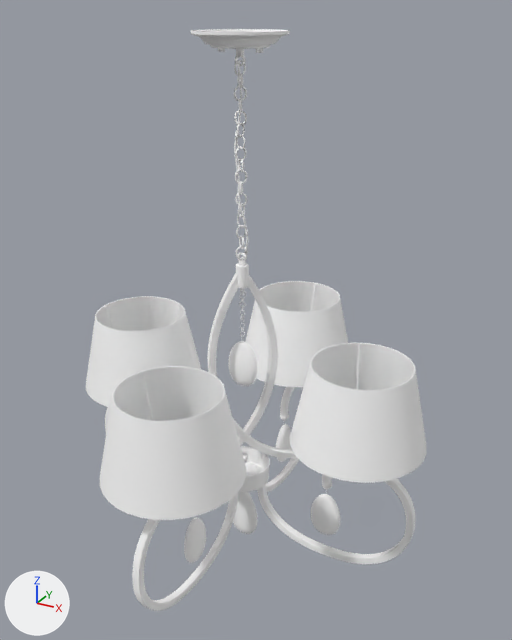
A saved change to the glTF model res/meshes/SecondFloor/BedroomLights.glb.
Both versions are drawn from a camera (50 mm lens) standing at (1.22, -2.12, 1.39) and looking at (0.04, 0.02, 0.32). The lights are fixed; the arrows at lower left show +X, +Y and +Z. Where no turn or scale is listed for an object, it has been applied to the vertices. Vertices at the same position are counted once.

Names of what the first picture shows: 'Cylinder.004', 'Sphere.003', 'cep2', 'crepej', 'torsher'.
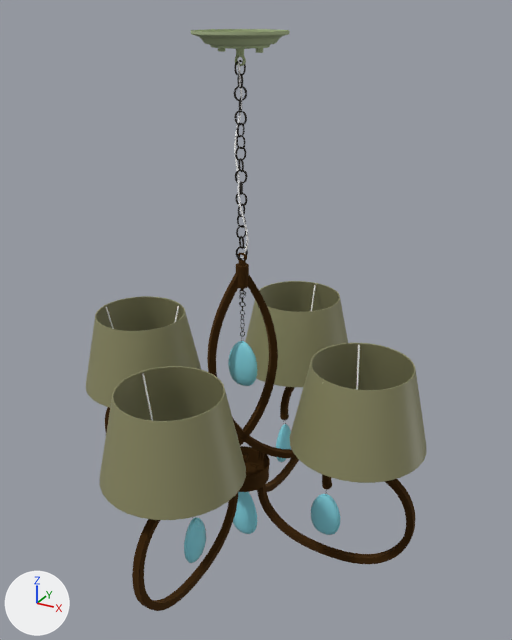
Boxes [x1, y1, x2, y2] around the edits, measured in the pictures (512 x 640 px):
```json
{"object": "crepej", "change": "recoloured", "before": [105, 253, 415, 611], "after": [105, 253, 415, 611], "on screen": "white to brown"}
{"object": "Cylinder.004", "change": "recoloured", "before": [191, 29, 290, 66], "after": [191, 29, 290, 66], "on screen": "white to green"}
{"part": 1, "of": "me_sphere_003", "change": "recoloured", "before": [184, 341, 340, 563], "after": [184, 341, 340, 563], "on screen": "white to cyan"}
{"part": 2, "of": "me_cylinder_014", "change": "recoloured", "before": [86, 281, 427, 520], "after": [86, 281, 427, 520], "on screen": "white to yellow"}
```

Edits to the scene script, one JSON object a line:
```json
{"op": "add", "block": "mat_material_001", "code": ["mat_material_001 = principled_material('Material.001')", "mat_material_001.base_color = (0.255, 0.249, 0.123)  # yellow #8a8962"]}
{"op": "add", "block": "mat_material_002", "code": ["mat_material_002 = principled_material('Material.002')", "mat_material_002.base_color = (0.24, 0.689, 0.8)  # cyan #86d8e7", "mat_material_002.roughness = 0.0"]}
{"op": "add", "block": "mat_material_003", "code": ["mat_material_003 = principled_material('Material.003')", "mat_material_003.base_color = (0.408, 0.481, 0.27)  # green #abb88e", "mat_material_003.roughness = 1.0"]}
{"op": "add", "block": "mat_material", "code": ["mat_material = principled_material('Material')", "mat_material.base_color = (0.128, 0.0626, 0.0186)  # brown #644725", "mat_material.metallic = 1.0", "mat_material.roughness = 1.0"]}
{"block": "me_cylinder_015", "where": "me_cylinder_015.from_pydata(...)  # 12431 vertices, 24192 faces; spans x -0.723..0.723, y -0.723..0.723, z -1.101..0.115"}
{"op": "remove", "block": "me_cylinder_015", "code": "me_cylinder_015.materials.append(mat_metal_lustra)  # white #ffffff"}
{"op": "add", "block": "me_cylinder_015", "code": "me_cylinder_015.materials.append(mat_material)  # brown #644725"}
{"block": "me_cylinder_006", "where": "me_cylinder_006.from_pydata(...)  # 1616 vertices, 3156 faces; spans x -0.158..0.158, y -0.158..0.158, z -0.13..-0.022"}
{"op": "remove", "block": "me_cylinder_006", "code": "me_cylinder_006.materials.append(mat_metal_lustra)  # white #ffffff"}
{"op": "add", "block": "me_cylinder_006", "code": "me_cylinder_006.materials.append(mat_material_003)  # green #abb88e"}
{"block": "me_sphere_003", "where": "me_sphere_003.from_pydata(...)  # 1852 vertices, 3600 faces; spans x -0.434..0.434, y -0.434..0.434, z -0.261..0.687"}
{"block": "me_sphere_003", "where": "# used by ob_sphere_003; location = (0.0, 0.001, -0.428)"}
{"op": "remove", "block": "me_sphere_003", "code": "me_sphere_003.materials.append(mat_zveno)  # white #ffffff"}
{"block": "me_sphere_003", "change": "me_sphere_003 part 1: all 1728 faces that had it switch from mat_glasss (white #ffffff) to mat_material_002 (cyan #86d8e7)"}
{"op": "add", "block": "me_sphere_003", "code": "me_sphere_003.materials.append(mat_cep_001)  # white #ffffff"}
{"block": "me_cylinder_014", "where": "me_cylinder_014.from_pydata(...)  # 3520 vertices, 6944 faces; spans x -0.731..0.731, y -0.731..0.731, z 0.359..0.675"}
{"block": "me_cylinder_014", "where": "# used by ob_torsher; location = (0.0, 0.001, -0.428)"}
{"block": "me_cylinder_014", "change": "me_cylinder_014 part 2: all 6656 faces that had it switch from mat_torsher (white #ffffff) to mat_material_001 (yellow #8a8963)"}
```
